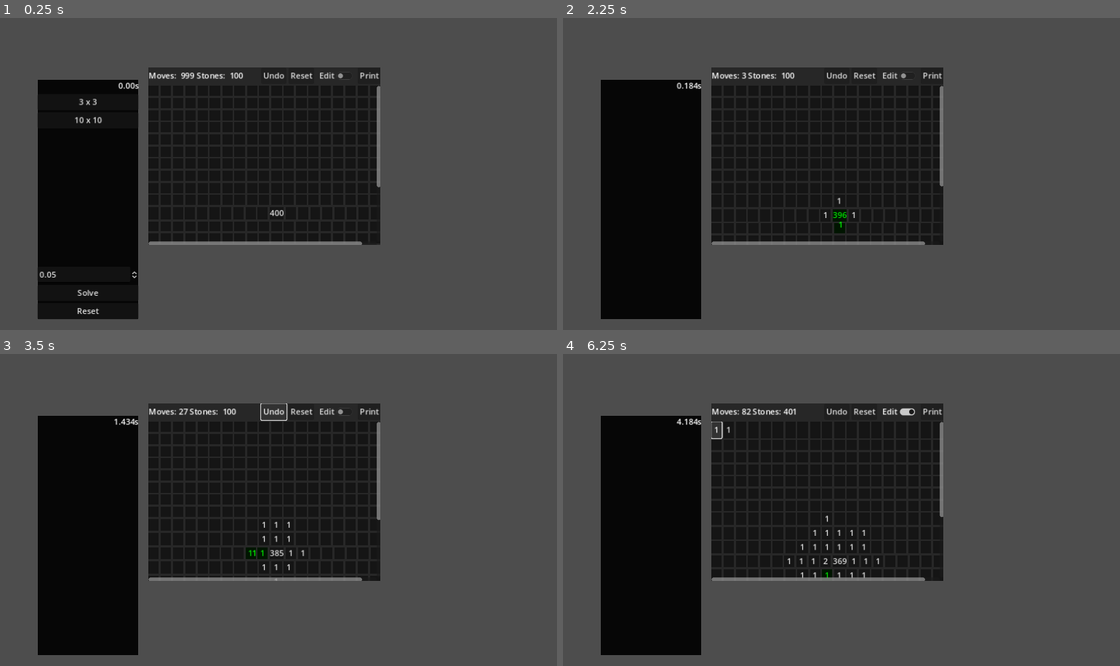
Above: before the commit, frames 1-4 (two rows, left to right).
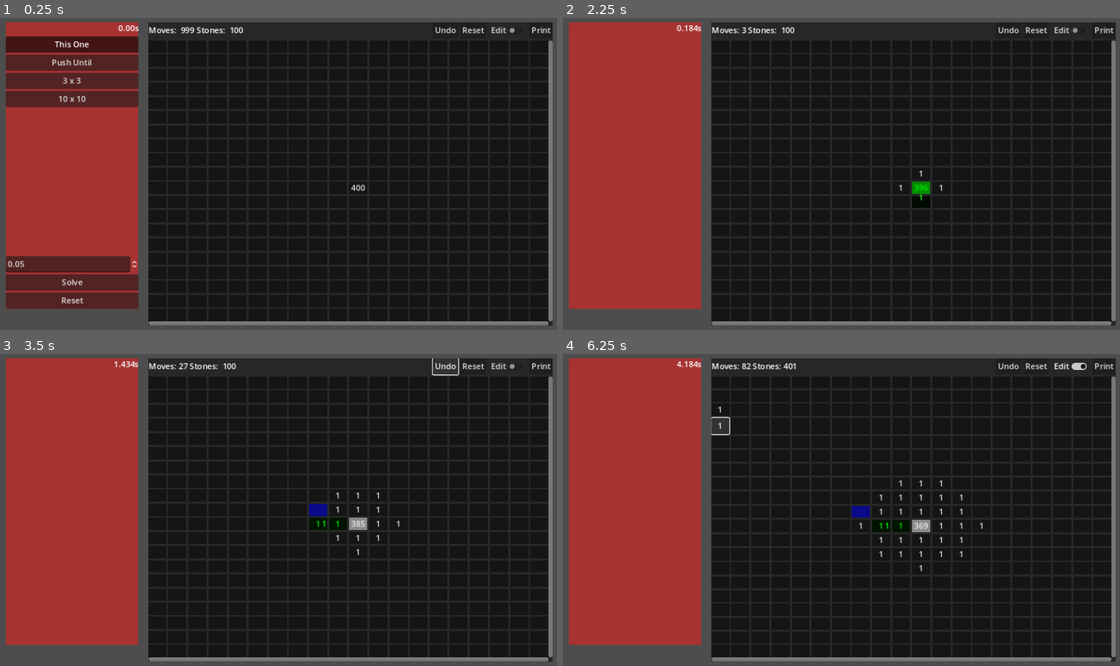
Above: after the commit, the same moments.

Repository: bitwes/StoneGridProblem
Game: Godot game, scene res://main.tscn
Two runs of this game, one before a commit and one after it. Both use one fixed random seed, a clock stepped at 60 frames per second and the inputs below.
Inputs (mouse positions are in pixels of both pictures, inside the frame that each line leads up to):
- Up to frame 1 (0.25 s): no input
- Up to frame 2 (2.25 s): click (635, 46) at 0.5 s, where only the run after the commit has a clickable "This One"; click (635, 61) at 1.25 s, where only the run after the commit has a clickable "Push Until"; click "Solve" at 2 s
- Up to frame 3 (3.5 s): click "Undo" at 2.75 s
- Up to frame 4 (6.25 s): click "Edit" at 3.5 s; click "Print" at 4.25 s; click (718, 425) at 5.02 s; click (718, 428) at 5.75 s, where only the run before the commit has a clickable "1"

The runs differ from the first frame. In frame 1, 70% of the frame differs, in the area x 1-100%, y 1-99%; in frame 2, 70%; in frame 3, 71%; in frame 4, 71%.

Commit message:
more more

Diff:
--- a/Main.gd
+++ b/Main.gd
@@ -39,6 +39,17 @@
 		[0, 2, 0],
 		[0, 0, 5]
 	],
+	tl = [
+		[9, 0, 0],
+		[0, 0, 0],
+		[0, 0, 0]
+	],
+	br = [
+		[0, 0, 0],
+		[0, 0, 0],
+		[0, 0, 9]
+	],
+
 }
 
 
@@ -136,14 +147,26 @@
 }
 
 var _stone_grid : StoneGrid = null
+var _running = false
+var _start_time = 0.0
+
+var solver = Solvers.PushTillWeGetThere.new()
 
 func _ready():
-	var s = 20
+	var bg = ButtonGroup.new()
+	for btn in $Controls/Layout/Buttons/Solvers.get_children():
+		btn.button_group = bg
+
+	_create_grid_all_at_center(20)
+	#_create_stone_grid(3, three_x_three)
+	#_create_stone_grid(10, ten_x_ten)
+
+
+func _create_grid_all_at_center(s):
 	_create_stone_grid(s, {})
 	var btn = _stone_grid.get_button_at(Vector2(s/2, s/2))
 	btn.stones = s * s
-	#_create_stone_grid(3, three_x_three)
-	#_create_stone_grid(10, ten_x_ten)
+
 
 func _create_stone_grid(size : int, arrangements : Dictionary):
 	if(_stone_grid != null):
@@ -151,8 +174,8 @@
 
 	_stone_grid = StoneGridScene.instantiate()
 	add_child(_stone_grid)
-	_stone_grid.position = Vector2(300, 100)
-	_stone_grid.custom_minimum_size = Vector2(460, 350)
+	_stone_grid.position = Vector2(300, 10)
+	_stone_grid.custom_minimum_size = Vector2(800, 600)
 
 	_stone_grid.set_grid_size(size)
 	_make_populate_buttons(arrangements)
@@ -170,14 +193,12 @@
 		_ctrls.stone_arrangements.add_child(btn)
 		btn.pressed.connect(func():  _stone_grid.populate(arrangements[key]))
 
-var _running = false
-var _start_time = 0.0
 func _update_time():
 	var t = (Time.get_ticks_msec() - _start_time) / 1000.0
 	_ctrls.time.text = str("%.3f" % t, 's')
 
 
-func _process(delta):
+func _process(__delta):
 	if(_running):
 		_update_time()
 
@@ -188,7 +209,6 @@
 	_running = true
 	_stone_grid.wait_time = _ctrls.delay.value
 	_ctrls.buttons_vbox.visible = false
-	var solver = Solvers.ThisOne.new()
 	await solver.solve(_stone_grid)
 	_ctrls.buttons_vbox.visible = true
 	_stone_grid.wait_time = 0
@@ -231,3 +251,11 @@
 
 func _on_reset_pressed():
 	_stone_grid.reset()
+
+
+func _on_this_one_pressed():
+	solver = Solvers.ThisOne.new()
+
+
+func _on_push_until_pressed():
+	solver = Solvers.PushTillWeGetThere.new()
--- a/main.tscn
+++ b/main.tscn
@@ -6,11 +6,11 @@
 script = ExtResource("1_3lrxg")
 
 [node name="Controls" type="ColorRect" parent="."]
-offset_left = 80.0
-offset_top = 124.0
+offset_left = 17.0
+offset_top = 10.0
 offset_right = 280.0
-offset_bottom = 598.0
-color = Color(0.0235294, 0.0235294, 0.0235294, 1)
+offset_bottom = 577.0
+color = Color(0.654902, 0.196078, 0.196078, 1)
 
 [node name="Layout" type="VBoxContainer" parent="Controls"]
 layout_mode = 1
@@ -28,6 +28,20 @@
 [node name="Buttons" type="VBoxContainer" parent="Controls/Layout"]
 layout_mode = 2
 size_flags_vertical = 3
+
+[node name="Solvers" type="VBoxContainer" parent="Controls/Layout/Buttons"]
+layout_mode = 2
+
+[node name="ThisOne" type="Button" parent="Controls/Layout/Buttons/Solvers"]
+layout_mode = 2
+toggle_mode = true
+button_pressed = true
+text = "This One"
+
+[node name="PushUntil" type="Button" parent="Controls/Layout/Buttons/Solvers"]
+layout_mode = 2
+toggle_mode = true
+text = "Push Until"
 
 [node name="ThreeXThree" type="Button" parent="Controls/Layout/Buttons"]
 layout_mode = 2
@@ -62,6 +76,8 @@
 layout_mode = 2
 text = "Reset"
 
+[connection signal="pressed" from="Controls/Layout/Buttons/Solvers/ThisOne" to="." method="_on_this_one_pressed"]
+[connection signal="pressed" from="Controls/Layout/Buttons/Solvers/PushUntil" to="." method="_on_push_until_pressed"]
 [connection signal="pressed" from="Controls/Layout/Buttons/ThreeXThree" to="." method="_on_three_x_three_pressed"]
 [connection signal="pressed" from="Controls/Layout/Buttons/TenXTen" to="." method="_on_ten_x_ten_pressed"]
 [connection signal="pressed" from="Controls/Layout/Buttons/Solve" to="." method="_on_solve_pressed"]
--- a/solvers.gd
+++ b/solvers.gd
@@ -59,9 +59,8 @@
 
 	func push_in_direction_of(pos : Vector2, target_button : StoneButton):
 		var here = _grid.get_button_at(pos)
-
+		var to = null
 		if(here.stones > 1):
-			var to = null
 			if(target_button != null):
 				var xdiff = target_button.grid_pos.x - pos.x
 				var ydiff = target_button.grid_pos.y - pos.y
@@ -71,6 +70,30 @@
 				else:
 					to = _grid.get_button_at(pos + Vector2(0, sign(ydiff)))
 				await _grid.move_stone(pos, to.grid_pos)
+		return to
+
+	func get_button_in_direction(pos : Vector2, target_button : StoneButton):
+		var here = _grid.get_button_at(pos)
+		var to = null
+		if(here.stones > 1):
+			if(target_button != null):
+				var xdiff = target_button.grid_pos.x - pos.x
+				var ydiff = target_button.grid_pos.y - pos.y
+
+				if(abs(xdiff) > abs(ydiff)):
+					to = _grid.get_button_at(pos + Vector2(sign(xdiff), 0))
+				else:
+					to = _grid.get_button_at(pos + Vector2(0, sign(ydiff)))
+		return to
+
+
+	func calc_moves_to(btn_from : StoneButton, btn_target : StoneButton):
+		var xdiff = abs(btn_from.grid_pos.x - btn_target.grid_pos.x)
+		var ydiff = abs(btn_from.grid_pos.y - btn_target.grid_pos.y)
+		return xdiff + ydiff
+
+
+
 
 	func _solve():
 		pass
@@ -116,7 +139,7 @@
 	func _solve():
 
 		var count = 0
-		var max_attempts = 200
+		var max_attempts = _grid.grid_size() * _grid.grid_size()
 		while(!_grid.is_solved() and count <= max_attempts):
 			print('===== Pass ', count, ' =====')
 			await attempt()
@@ -125,9 +148,34 @@
 		print('Passes    ', count)
 
 
+	func push_all_towards(pos, target):
+		if(target == null):
+			return
+
+		var moved = 0
+		var here = _grid.get_button_at(pos)
+		var to = get_button_in_direction(pos, target)
+		if(to != null):
+			var dist = calc_moves_to(here, to)
+
+			while(moved < int(dist) and here.stones > 1):
+				await _grid.move_stone(pos, to.grid_pos)
+				moved += 1
+
+			if(moved > 0 and to != null):
+				await push_all_towards(to.grid_pos, target)
+
+
+
 	func attempt():
 		for i in range(_grid.grid_size()):
 			for j in range(_grid.grid_size()):
 				var pos = Vector2(i, j)
-				# while(_grid.get_stones_at(pos))
-				# await push_in_direction_of(pos, get_closest_zero)
+				var target = get_closest_zero(pos)
+				var here = _grid.get_button_at(pos)
+				here.set_color(Color(1, 1, 1, .5))
+				if(target != null):
+					target.set_color(Color(0, 0, 1, .5))
+					await push_all_towards(pos, target)
+					target.set_color(Color(0, 0, 0, 0))
+				here.set_color(Color(0, 0, 0, 0))
--- a/stone_button.gd
+++ b/stone_button.gd
@@ -41,3 +41,6 @@
 
 func _to_string():
 	return str(grid_pos, '[', stones, ']')
+
+func set_color(c):
+	$ColorRect.color = c
--- a/stone_button.tscn
+++ b/stone_button.tscn
@@ -17,3 +17,13 @@
 theme_override_styles/normal = SubResource("StyleBoxFlat_kstmi")
 theme_override_styles/pressed = SubResource("StyleBoxFlat_mvq26")
 script = ExtResource("1_77fbw")
+
+[node name="ColorRect" type="ColorRect" parent="."]
+layout_mode = 1
+anchors_preset = 15
+anchor_right = 1.0
+anchor_bottom = 1.0
+grow_horizontal = 2
+grow_vertical = 2
+mouse_filter = 2
+color = Color(1, 1, 1, 0)
